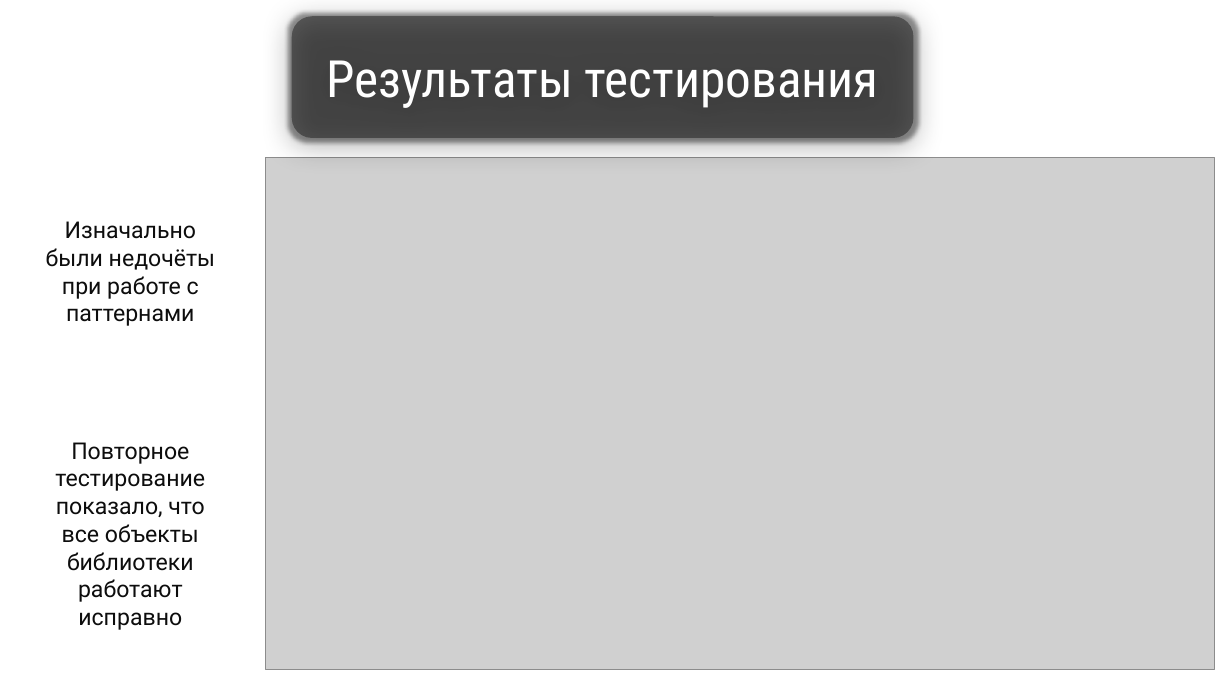
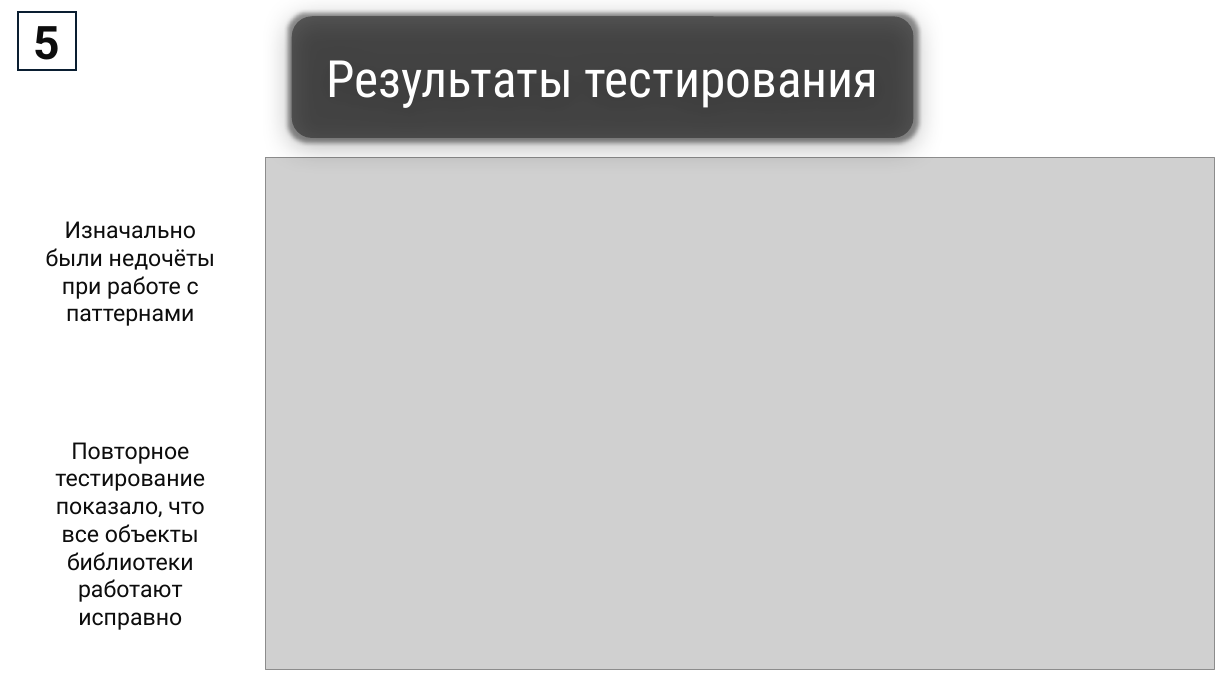
Before and after one commit to KlosHiHi/PITPM, a slide deck: slide 5 of pract/pract5/Презентация.pptx. Drawn at 1232x693 pixels with LibreOffice and Linux fonts; fonts in the diff are those of the drawing; grey boxes stand for pictures; background and template pictures are left out. Boxes give left, top, right and bottom in pixels: in the first picture for what was removed or moved away, otherwise in the second. Text is boxed around its words. In the diff, an @@ line names an element or a change of style, - is before the commit and + after.

```diff
--- a/pract/pract5/Презентация.pptx
+++ b/pract/pract5/Презентация.pptx
@@ rectangle added at bbox=[18, 12, 77, 70], fill #FFFFFF, outline #0B1E31 1.5 pt, 36 pt, text #0D0D0D, bold @@
+5
```
Also in this commit, not shown: 4 other slides changed, 2 slides added, 2 slides removed, 16 other files.
